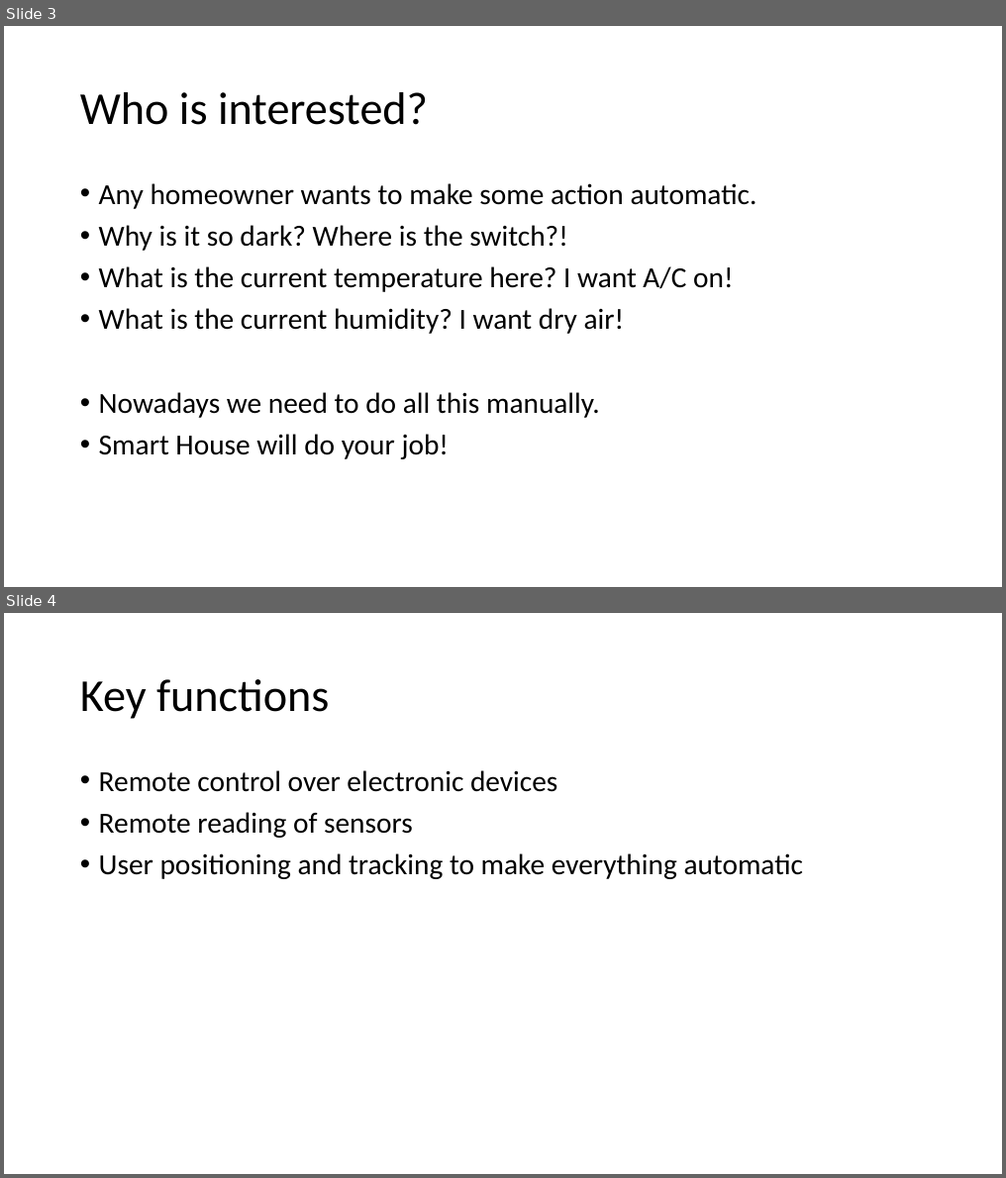
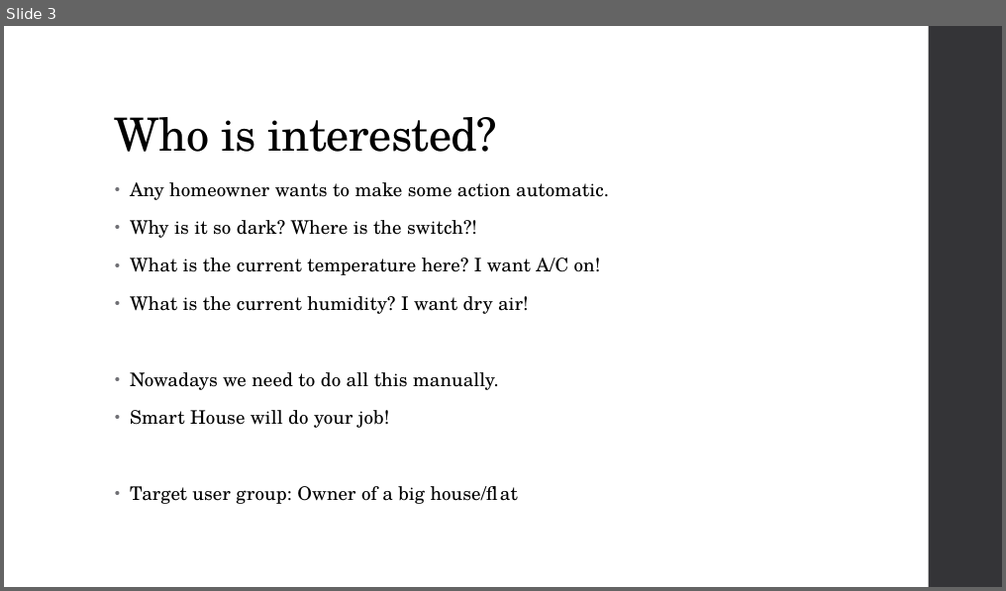
Before and after one commit to DmitryMI/EamaProject, a slide deck: Documentation/App idea.pptx. Shown one above the other, each under a label of ours: slides 3 and 4 before the commit, slide 3 after it. The pictures are 1006x1178 and 1006x591 pixels, drawn with LibreOffice and Linux fonts; fonts in the diff are those of the drawing. Boxes give left, top, right and bottom in pixels: in the first picture for what was removed or moved away, otherwise in the second. Text is boxed around its words. In the diff, an @@ line names an element or a change of style, - is before the commit and + after.

```diff
--- a/Documentation/App idea.pptx
+++ b/Documentation/App idea.pptx
@@ slide 4 removed at box(4, 613, 1002, 1174), background #FFFFFF @@
@@ title removed at box(80, 679, 329, 719) @@
-Key functions
@@ text removed at box(99, 770, 804, 879) @@
-• Remote control over electronic devices
-• Remote reading of sensors
-• User positioning and tracking to make everything automatic
@@ slide 3 changed as well @@
@@ rectangle added at box(929, 26, 1002, 587), fill #353537 @@
@@ title "Who is interested?": place and size @@
-title "Who is interested?" at box(80, 92, 428, 125)
+title "Who is interested?" at box(115, 117, 498, 152)
@@ title "Who is interested?" at box(115, 117, 498, 152): font Calibri to TeX Gyre Schola, letter spacing 0 to -0.5 pt; vertical alignment middle to bottom @@
@@ text "Any homeowner wants to make ...": place and size @@
-text "Any homeowner wants to make ..." at box(99, 183, 757, 460)
+text "Any homeowner wants to make ..." at box(130, 182, 609, 504)
@@ text at box(130, 182, 609, 428): size 28 to 18 pt, font Calibri to TeX Gyre Schola, letter spacing 0 to 0.1 pt in "Any homeowner wants to make some action ...", "Why is it so dark? Where is ...", "What is the current temperature here? I ...", "What is the current humidity? I want ..." and 2 more places; indent changed; line spacing 0.9 to 0.95; more space between paragraphs @@
@@ text at box(130, 486, 498, 504): paragraph added @@
+• Target user group: Owner of a big house/flat
```
Also in this commit, not shown: 10 other slides changed, 4 slides added, 3 other files.
